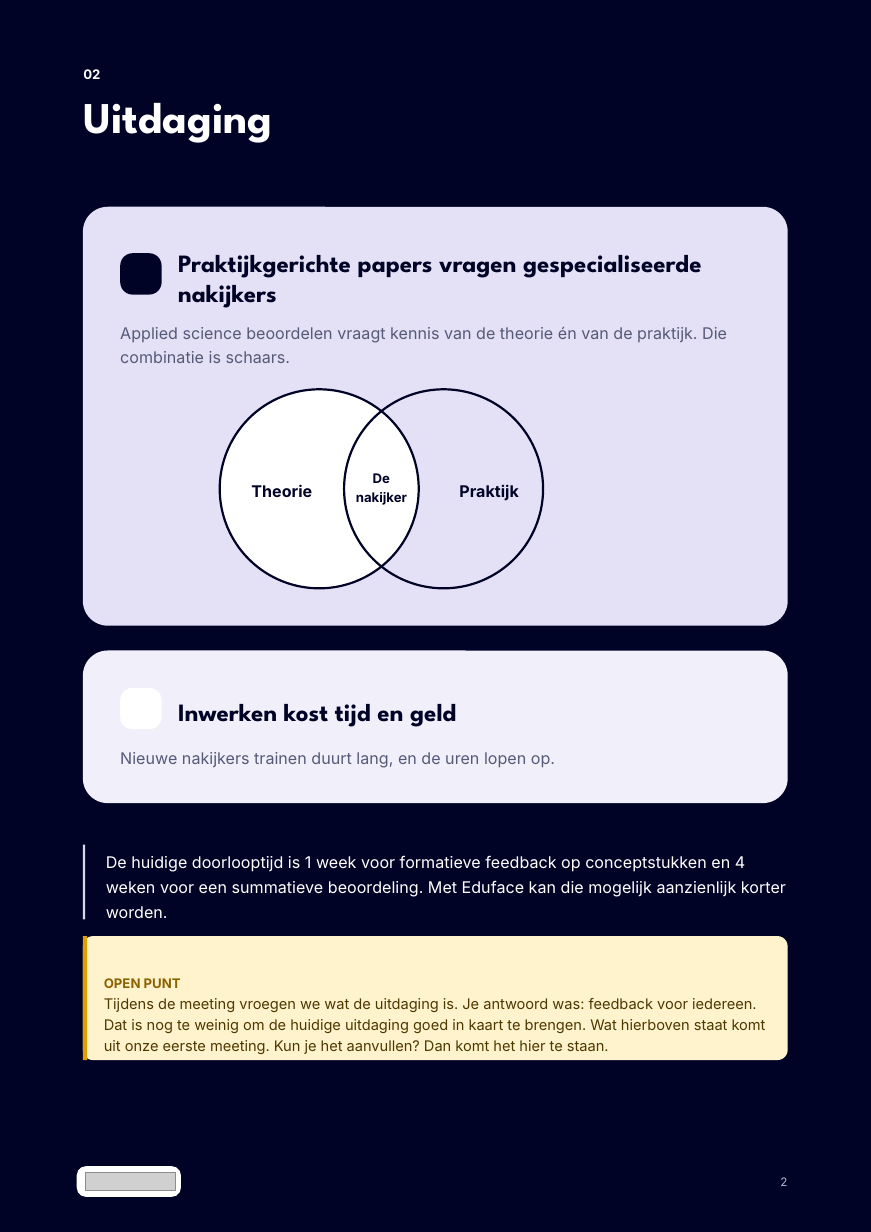
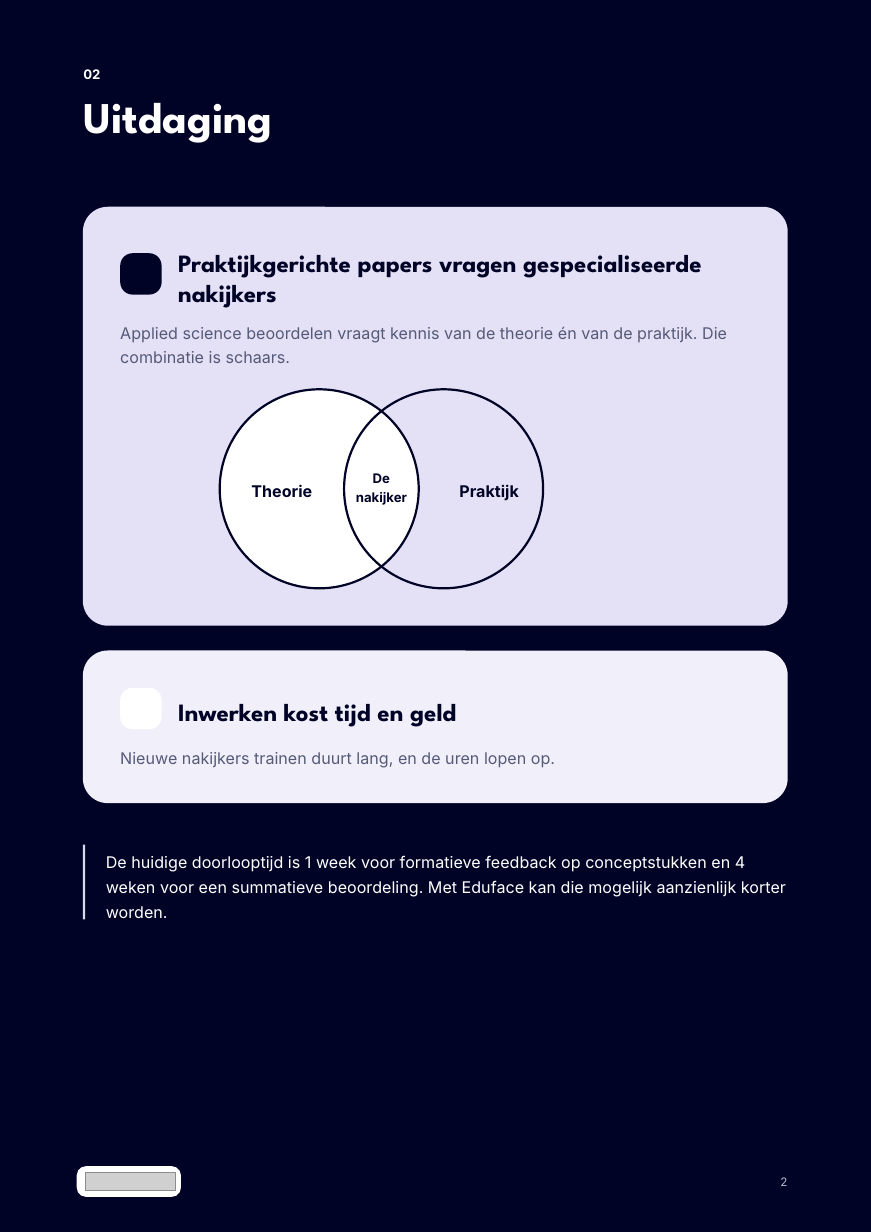
Before and after one commit to Dante-Eduface/Claude, a slide deck: slide 2 of Design/Concepts/academica-voorstel/academica-voorstel-bewerkbaar.pptx. Drawn at 871x1232 pixels with LibreOffice and Linux fonts; fonts in the diff are those of the drawing; grey boxes stand for pictures; background and template pictures are left out. Boxes give left, top, right and bottom in pixels: in the first picture for what was removed or moved away, otherwise in the second. Text is boxed around its words. In the diff, an @@ line names an element or a change of style, - is before the commit and + after.

```diff
--- a/Design/Concepts/academica-voorstel/academica-voorstel-bewerkbaar.pptx
+++ b/Design/Concepts/academica-voorstel/academica-voorstel-bewerkbaar.pptx
@@ rounded rectangle removed at (83,936,788,1061) @@
@@ rectangle removed at (83,936,87,1061) @@
@@ text removed at (104,978,766,1054) @@
-OPEN PUNT
-Tijdens de meeting vroegen we wat de uitdaging is. Je antwoord was: feedback voor iedereen. Dat is nog te weinig om de huidige uitdaging goed in kaart te brengen. Wat hierboven staat komt uit onze eerste meeting. Kun je het aanvullen? Dan komt het hier te staan.
```
Also in this commit, not shown: 1 other slide changed, 1 slide added, 1 slide removed, 58 other files.
